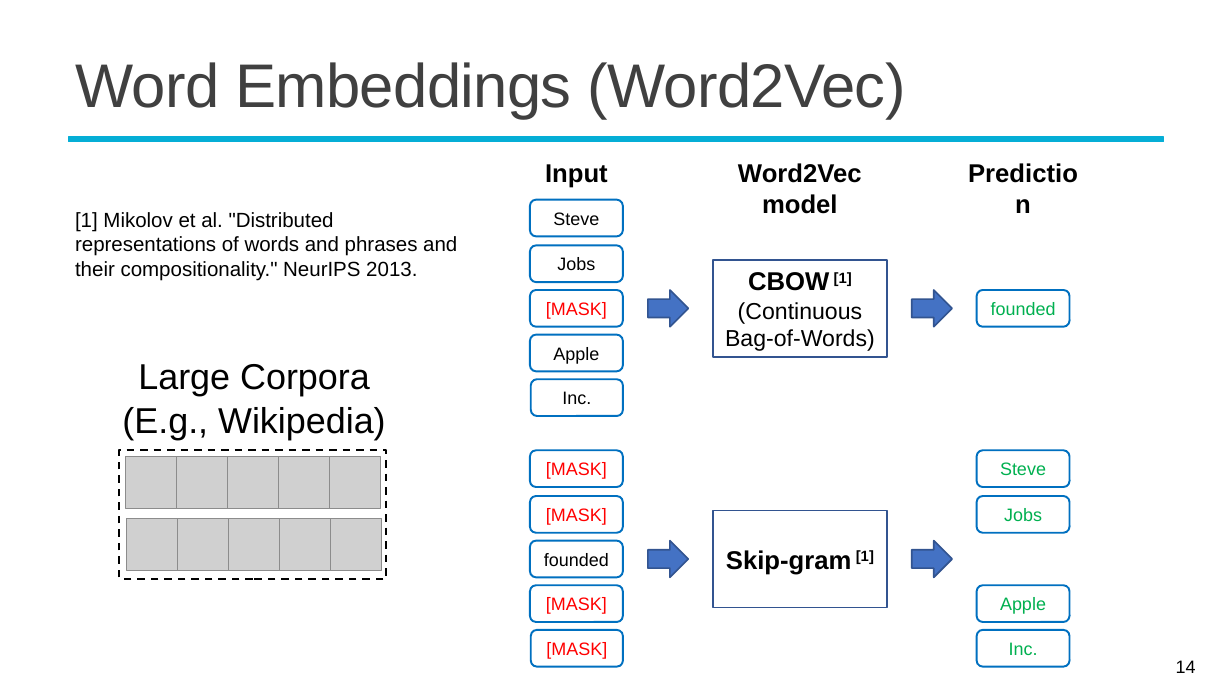
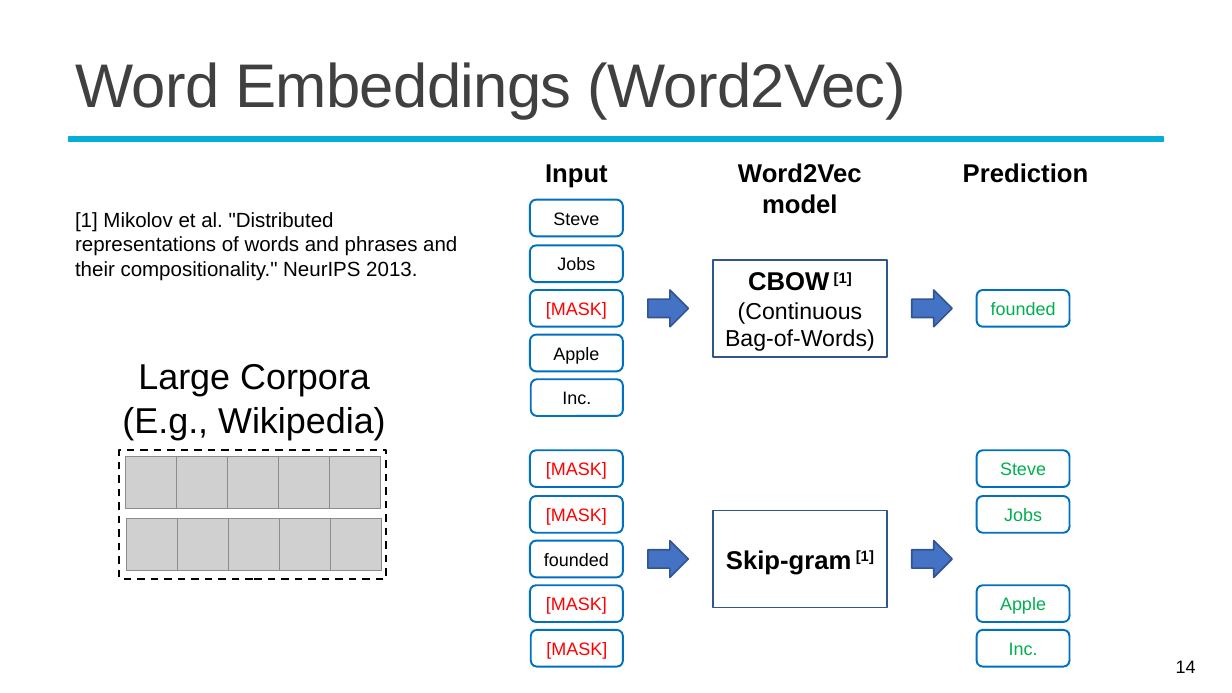
Before and after one commit to mcps5601/CGUDL_2026_fall, a slide deck: slide 14 of slides/rnn_1028.pptx. Drawn at 1232x693 pixels with LibreOffice and Linux fonts; fonts in the diff are those of the drawing; grey boxes stand for pictures; background and template pictures are left out. Boxes give left, top, right and bottom in pixels: in the first picture for what was removed or moved away, otherwise in the second. Text is boxed around its words. In the diff, an @@ line names an element or a change of style, - is before the commit and + after.

```diff
--- a/slides/rnn_1028.pptx
+++ b/slides/rnn_1028.pptx
@@ text "Prediction" rewrapped from box(957, 152, 1091, 193) to box(963, 163, 1089, 183) @@
```
Also in this commit, not shown: 6 other slides changed, 1 other file.
